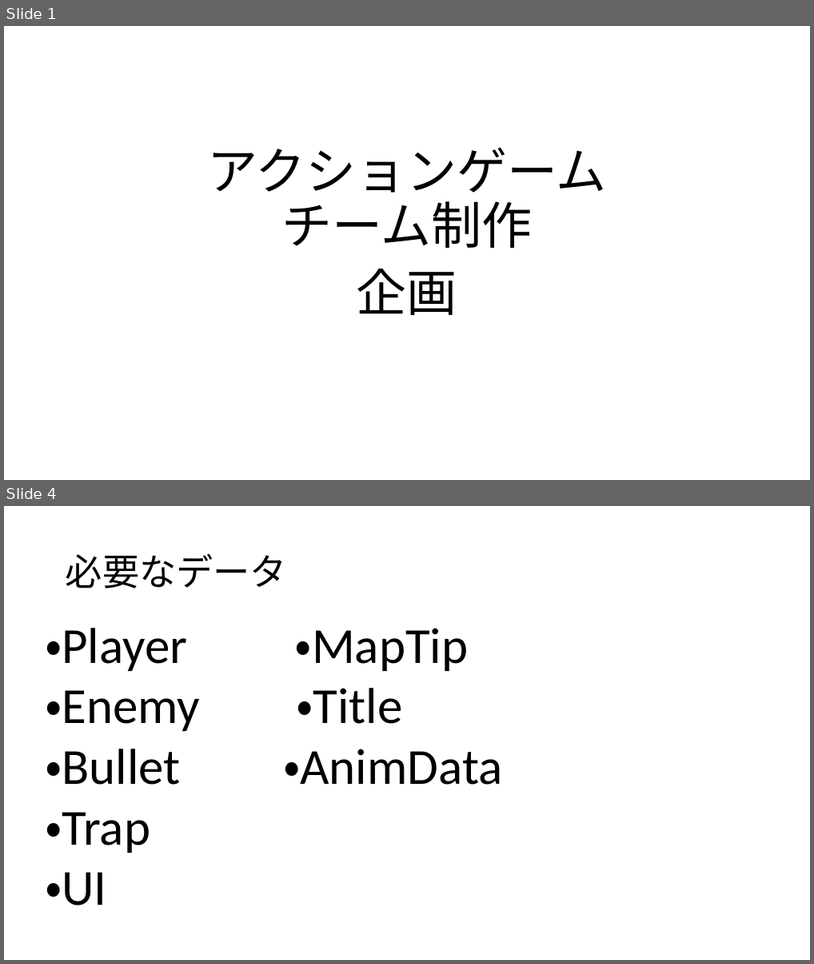
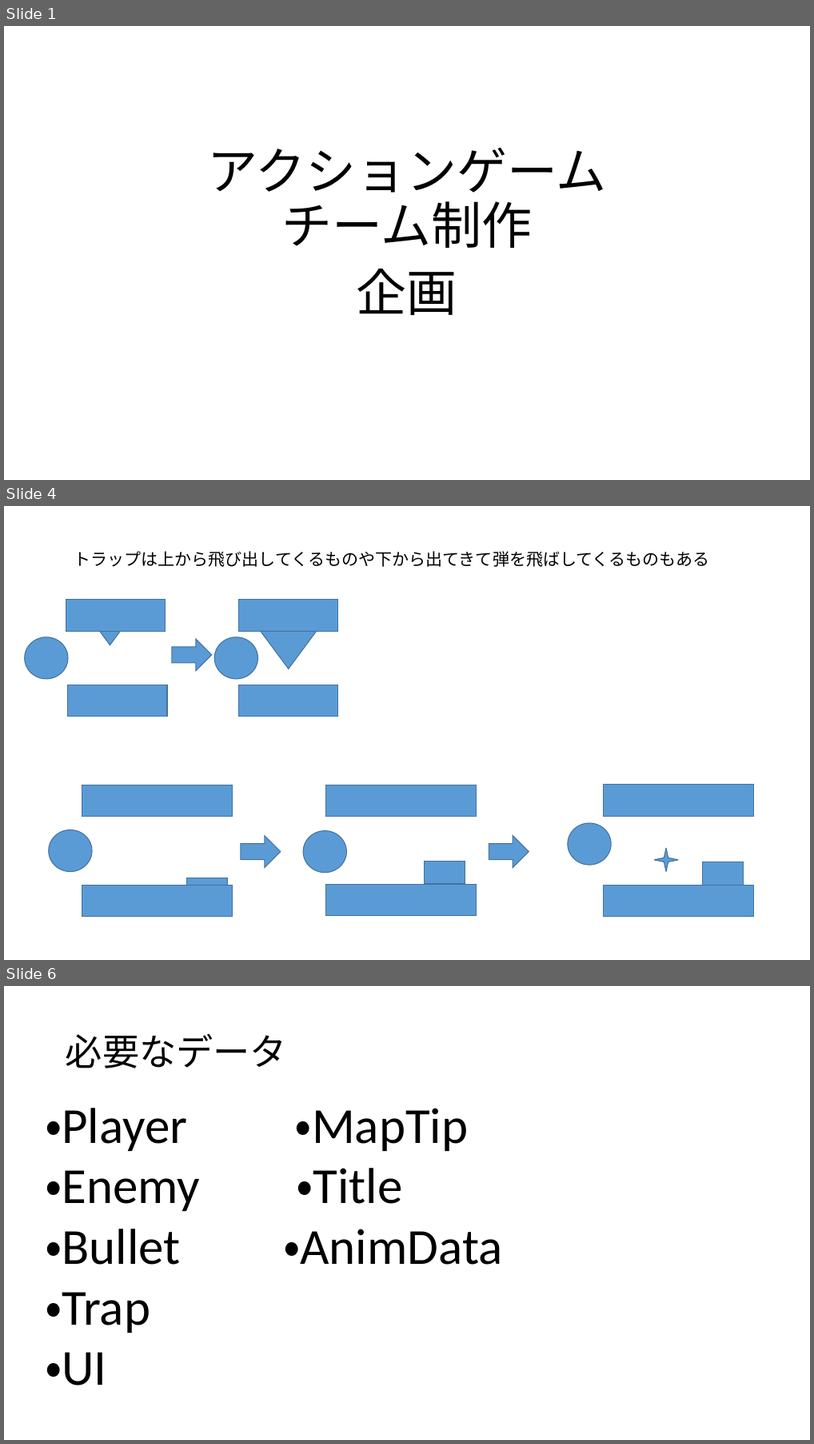
Before and after one commit to rinne-9029/ActionGame, a slide deck: アクションゲーム.pptx. Shown one above the other, each under a label of ours: slides 1 and 4 before the commit, slides 1, 4 and 6 after it; the slides between them are not shown. The pictures are 814x964 and 814x1444 pixels, drawn with LibreOffice and Linux fonts; fonts in the diff are those of the drawing. Boxes give left, top, right and bottom in pixels: in the first picture for what was removed or moved away, otherwise in the second. Text is boxed around its words. In the diff, an @@ line names an element or a change of style, - is before the commit and + after.

```diff
--- a/アクションゲーム.pptx
+++ b/アクションゲーム.pptx
@@ slide 4 added at [4,506,810,960], background #FFFFFF @@
@@ text added at [74,551,710,567], 20 pt, text #000000 @@
+トラップは上から飛び出してくるものや下から出てきて弾を飛ばしてくるものもある
@@ rectangle added at [66,599,166,631], fill #5B9BD5, outline #43739E 1 pt @@
@@ rectangle added at [239,599,338,631], fill #5B9BD5, outline #43739E 1 pt @@
@@ triangle added at [82,608,138,645], fill #5B9BD5, outline #43739E 1 pt @@
@@ ellipse added at [25,637,68,679], fill #5B9BD5, outline #43739E 1 pt @@
@@ right arrow added at [172,639,212,671], fill #5B9BD5, outline #43739E 1 pt @@
@@ ellipse added at [214,637,258,679], fill #5B9BD5, outline #43739E 1 pt @@
@@ triangle added at [261,632,316,668], fill #5B9BD5, outline #43739E 1 pt @@
@@ rectangle added at [68,684,167,716], fill #5B9BD5, outline #43739E 1 pt @@
@@ rectangle added at [239,684,338,716], fill #5B9BD5, outline #43739E 1 pt @@
@@ rectangle added at [82,785,233,816], fill #5B9BD5, outline #43739E 1 pt @@
@@ rectangle added at [326,785,477,816], fill #5B9BD5, outline #43739E 1 pt @@
@@ rectangle added at [603,784,754,816], fill #5B9BD5, outline #43739E 1 pt @@
@@ ellipse added at [49,830,92,872], fill #5B9BD5, outline #43739E 1 pt @@
@@ right arrow added at [241,835,281,867], fill #5B9BD5, outline #43739E 1 pt @@
@@ ellipse added at [303,831,347,872], fill #5B9BD5, outline #43739E 1 pt @@
@@ right arrow added at [489,835,529,867], fill #5B9BD5, outline #43739E 1 pt @@
@@ ellipse added at [568,823,611,864], fill #5B9BD5, outline #43739E 1 pt @@
@@ rectangle added at [425,860,466,884], fill #5B9BD5, outline #43739E 1 pt @@
@@ star added at [654,848,678,872], fill #5B9BD5, outline #43739E 1 pt @@
@@ rectangle added at [703,862,745,885], fill #5B9BD5, outline #43739E 1 pt @@
@@ rectangle added at [82,884,233,916], fill #5B9BD5, outline #43739E 1 pt @@
@@ rectangle added at [186,877,228,900], fill #5B9BD5, outline #43739E 1 pt @@
@@ rectangle added at [326,884,477,916], fill #5B9BD5, outline #43739E 1 pt @@
@@ rectangle added at [603,884,754,916], fill #5B9BD5, outline #43739E 1 pt @@
@@ what was slide 4 is now slide 6 @@
```
Also in this commit, not shown: 2 slides changed, 1 other slide added, 20 other files.
